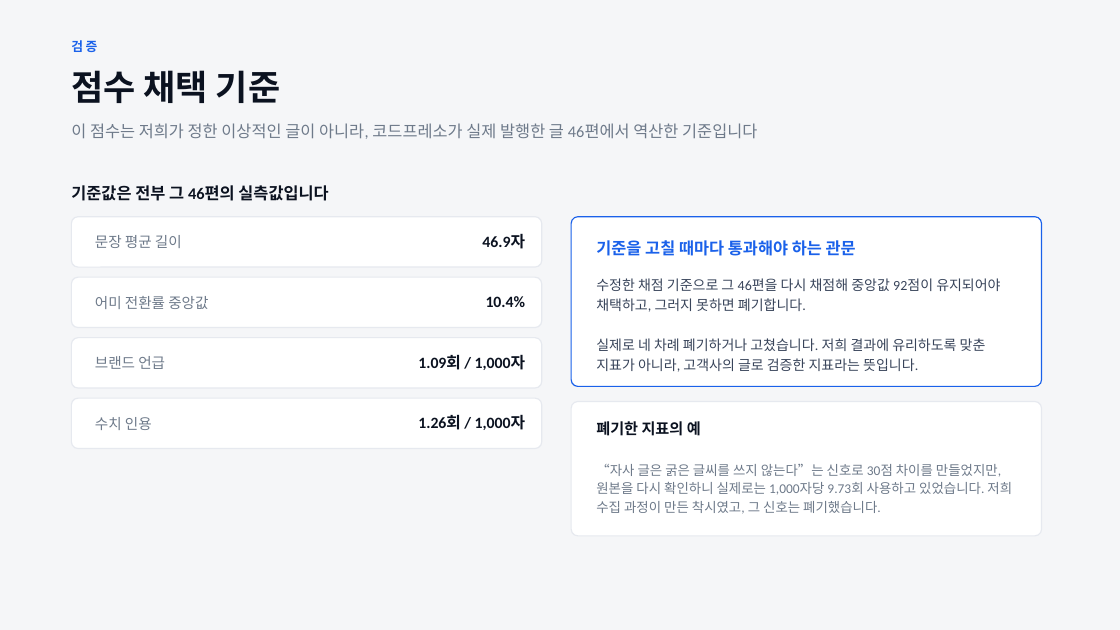
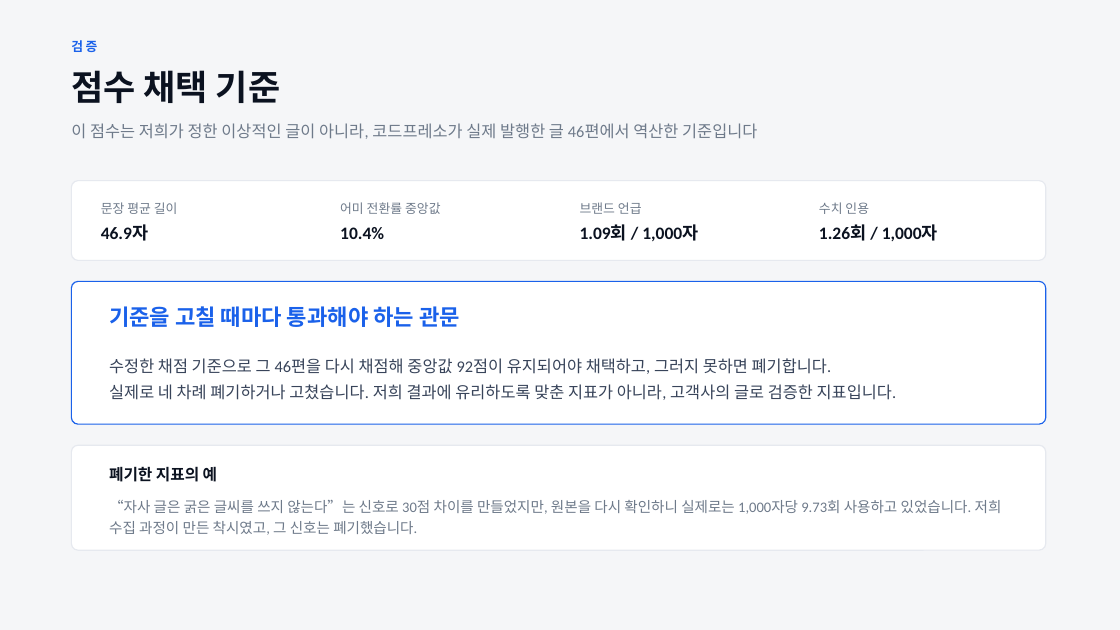
Before and after one commit to donghyun0215/marketingbot, a slide deck: slide 7 of aidlc-docs/deliverables/발표덱.pptx. Drawn at 1120x630 pixels with LibreOffice and Linux fonts; fonts in the diff are those of the drawing. Boxes give left, top, right and bottom in pixels: in the first picture for what was removed or moved away, otherwise in the second. Text is boxed around its words. In the diff, an @@ line names an element or a change of style, - is before the commit and + after.

```diff
--- a/aidlc-docs/deliverables/발표덱.pptx
+++ b/aidlc-docs/deliverables/발표덱.pptx
@@ text removed at [71,185,328,201] @@
-기준값은 전부 그 46편의 실측값입니다
@@ rounded rectangle added at [71,181,1046,260], fill #FFFFFF, outline #E6E9EF 1 pt @@
@@ text "문장 평균 길이": place and size @@
-text "문장 평균 길이" at [95,235,182,248]
+text "문장 평균 길이" at [101,202,178,214]
@@ text "어미 전환률 중앙값": place and size @@
-text "어미 전환률 중앙값" at [95,296,208,309]
+text "어미 전환률 중앙값" at [340,202,440,214]
@@ text "브랜드 언급": place and size @@
-text "브랜드 언급" at [95,356,165,369]
+text "브랜드 언급" at [580,202,642,214]
@@ size 12.5 to 11 pt in 4 elements at [101,202,178,214], [340,202,440,214], [580,202,642,214], [819,202,869,214] @@
@@ text "수치 인용": place and size @@
-text "수치 인용" at [95,417,152,430]
+text "수치 인용" at [819,202,869,214]
@@ rounded rectangle removed at [71,217,542,267] @@
@@ text "46.9자": place and size @@
-text "46.9자" at [482,233,525,249]
+text "46.9자" at [101,225,148,241]
@@ text "10.4%": place and size @@
-text "10.4%" at [486,296,525,307]
+text "10.4%" at [340,227,384,239]
@@ text "1.09회 / 1,000자": place and size @@
-text "1.09회 / 1,000자" at [418,354,525,370]
+text "1.09회 / 1,000자" at [580,225,698,241]
@@ size 13.5 to 15 pt; alignment right to left in 4 elements at [340,227,384,239], [101,225,148,241], [580,225,698,241], [819,225,938,241] @@
@@ text "1.26회 / 1,000자": place and size @@
-text "1.26회 / 1,000자" at [418,415,525,430]
+text "1.26회 / 1,000자" at [819,225,938,241]
@@ rounded rectangle at [71,281,1046,424]: proportions changed @@
@@ rounded rectangle: place and size @@
-rounded rectangle at [571,217,1042,386]
+rounded rectangle at [71,281,1046,424]
@@ rounded rectangle removed at [71,277,542,328] @@
@@ text "기준을 고칠 때마다 통과해야 하는 ...": place and size @@
-text "기준을 고칠 때마다 통과해야 하는 ..." at [596,240,856,256]
+text "기준을 고칠 때마다 통과해야 하는 ..." at [109,306,460,327]
@@ text "기준을 고칠 때마다 통과해야 하는 ..." at [109,306,460,327]: size 14 to 19 pt @@
@@ rounded rectangle removed at [71,338,542,388] @@
@@ text at [109,358,832,374]: size 12 to 14 pt in "수정한 채점 기준으로 그 46편을 다시 채점해 ..."; line spacing 17pt to 22pt @@
@@ text "수정한 채점 기준으로 그 46편을 ...": place and size @@
-text "수정한 채점 기준으로 그 46편을 ..." at [596,278,1000,372]
+text "수정한 채점 기준으로 그 46편을 ..." at [109,358,897,400]
@@ text at [109,384,897,400]: text changed; size 12 to 14 pt @@
-실제로 네 차례 폐기하거나 고쳤습니다. 저희 결과에 유리하도록 맞춘 지표가 아니라, 고객사의 글로 검증한 지표라는 뜻입니다.
+실제로 네 차례 폐기하거나 고쳤습니다. 저희 결과에 유리하도록 맞춘 지표가 아니라, 고객사의 글로 검증한 지표입니다.
@@ rounded rectangle removed at [71,398,542,449] @@
@@ rounded rectangle: place and size @@
-rounded rectangle at [571,402,1042,536]
+rounded rectangle at [71,445,1046,550]
@@ rounded rectangle at [71,445,1046,550]: proportions changed @@
@@ text "폐기한 지표의 예": place and size @@
-text "폐기한 지표의 예" at [596,419,701,439]
+text "폐기한 지표의 예" at [109,466,217,482]
@@ text "폐기한 지표의 예" at [109,466,217,482]: size 13 to 13.5 pt @@
@@ text "“자사 글은 굵은 글씨를 쓰지 ...": place and size @@
-text "“자사 글은 굵은 글씨를 쓰지 ..." at [596,464,1012,514]
+text "“자사 글은 굵은 글씨를 쓰지 ..." at [109,500,1002,535]
@@ text "“자사 글은 굵은 글씨를 쓰지 ..." at [109,500,1002,535]: size 11.5 to 12.5 pt; line spacing 16pt to 18pt @@
```
Also in this commit, not shown: 2 other slides changed, 13 other files.
